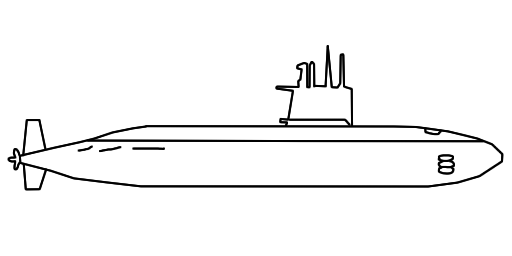
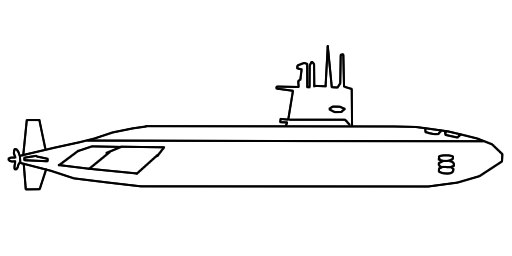
The second 512 × 256 image is a revision of the first. Changes to its layers:
painted on "Layer 16" over [23, 105, 462, 175]
